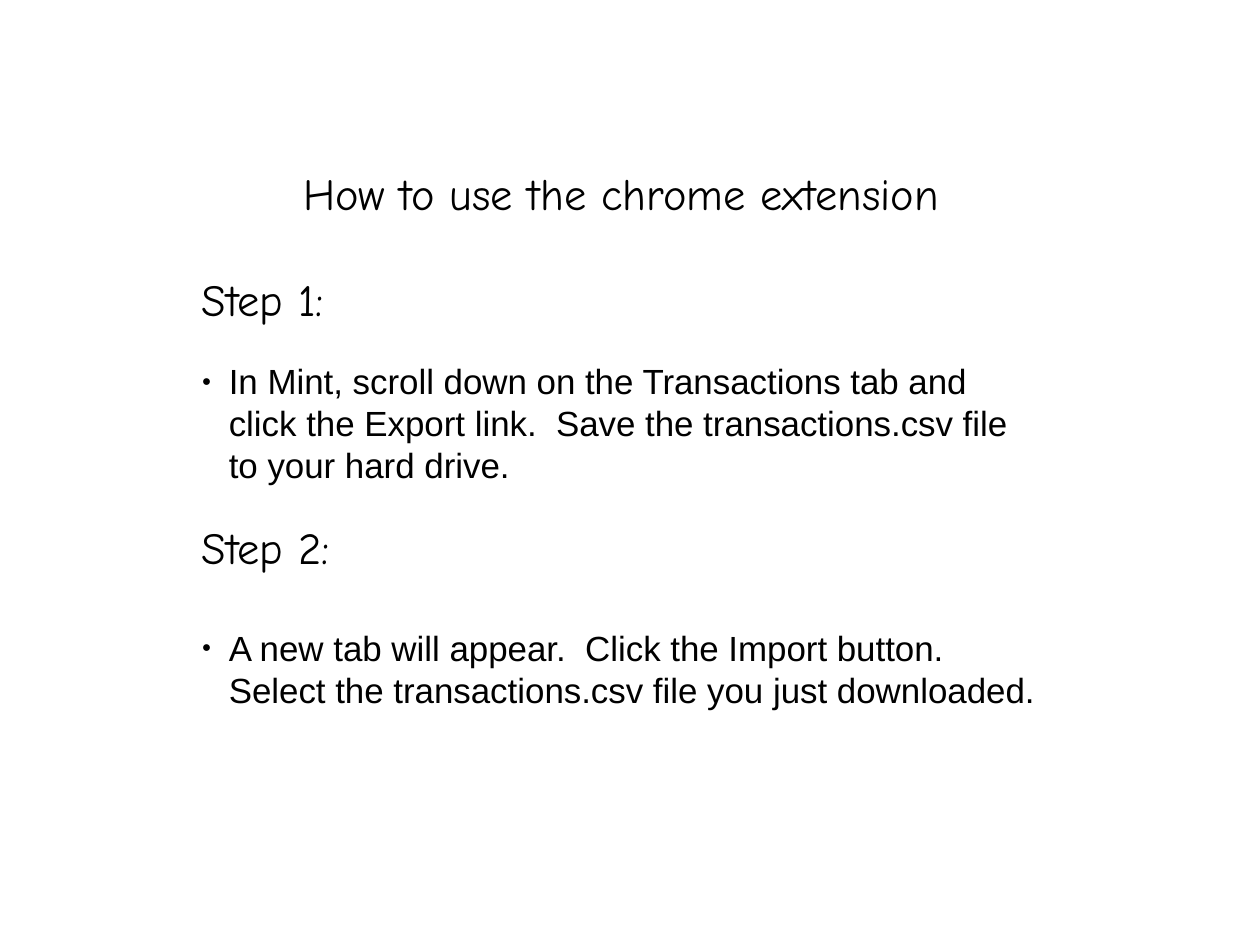
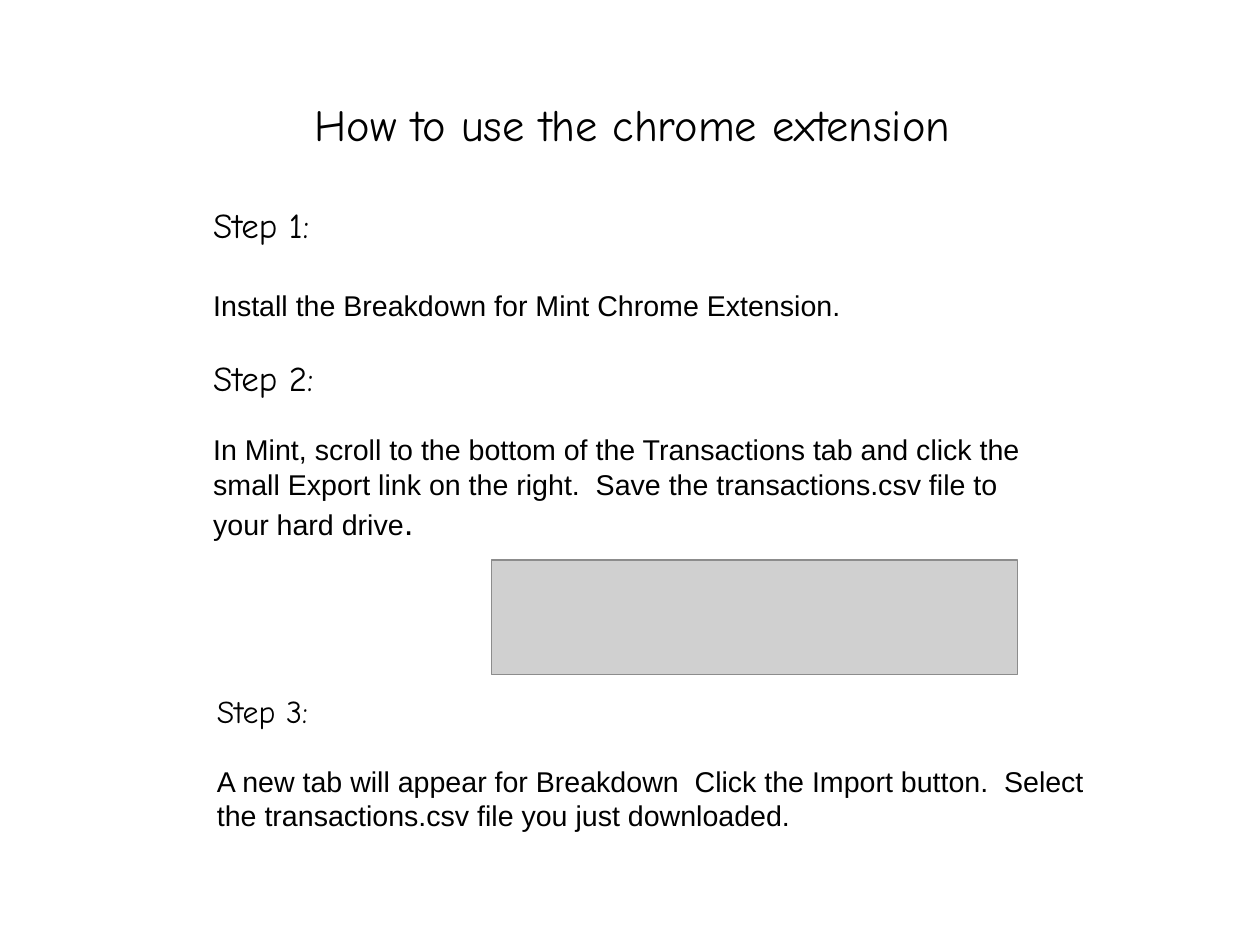
Before and after one commit to johndimm/breakdown-xtra-large, a slide deck: slide 4 of doc/preso.odp. Drawn at 1260x945 pixels with LibreOffice and Linux fonts; fonts in the diff are those of the drawing; grey boxes stand for pictures. Boxes give left, top, right and bottom in pixels: in the first picture for what was removed or moved away, otherwise in the second. Text is boxed around its words. In the diff, an @@ line names an element or a change of style, - is before the commit and + after.

Commit message:
Better bars, better import button.

```diff
--- a/doc/preso.odp
+++ b/doc/preso.odp
@@ text "How to use the chrome ...": place and size @@
-text "How to use the chrome ..." at [202, 180, 1035, 710]
+text "How to use the chrome ..." at [213, 111, 1020, 541]
@@ text at [213, 214, 314, 398]: size 28 to 22 pt in "Step 1:", "Step 2:" @@
@@ text at [213, 295, 840, 317]: text changed; size 22 to 18 pt @@
-● In Mint, scroll down on the Transactions tab and click the Export link. Save the transactions.csv file to your hard drive.
+Install the Breakdown for Mint Chrome Extension.
@@ text at [213, 439, 1020, 541]: text changed; size 22 to 18 pt @@
-● A new tab will appear. Click the Import button. Select the transactions.csv file you just downloaded.
+In Mint, scroll to the bottom of the Transactions tab and click the small Export link on the right. Save the transactions.csv file to your hard drive.
@@ picture added at [492, 560, 1018, 675] @@
@@ text added at [217, 701, 1083, 832], 18 pt, text #000000 @@
+Step 3:
+A new tab will appear for Breakdown Click the Import button. Select the transactions.csv file you just downloaded.
```
Also in this commit, not shown: 7 other files.
